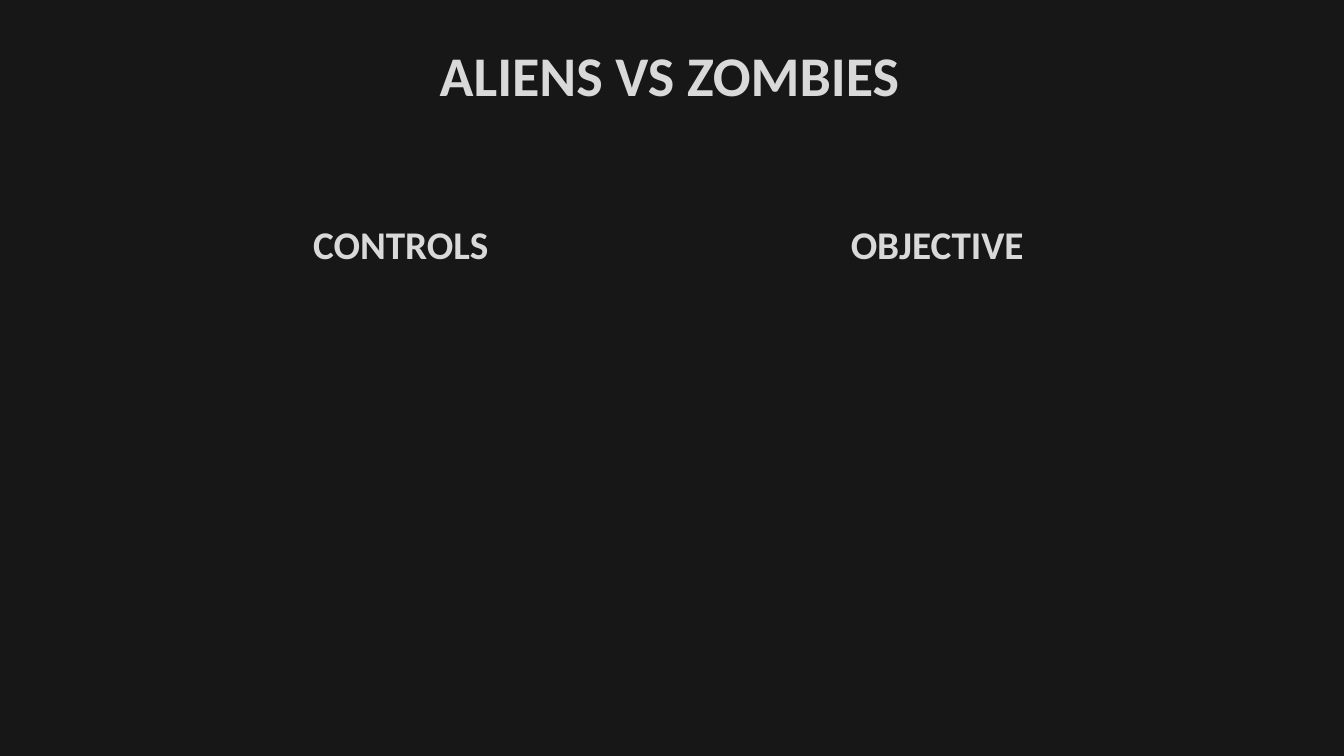
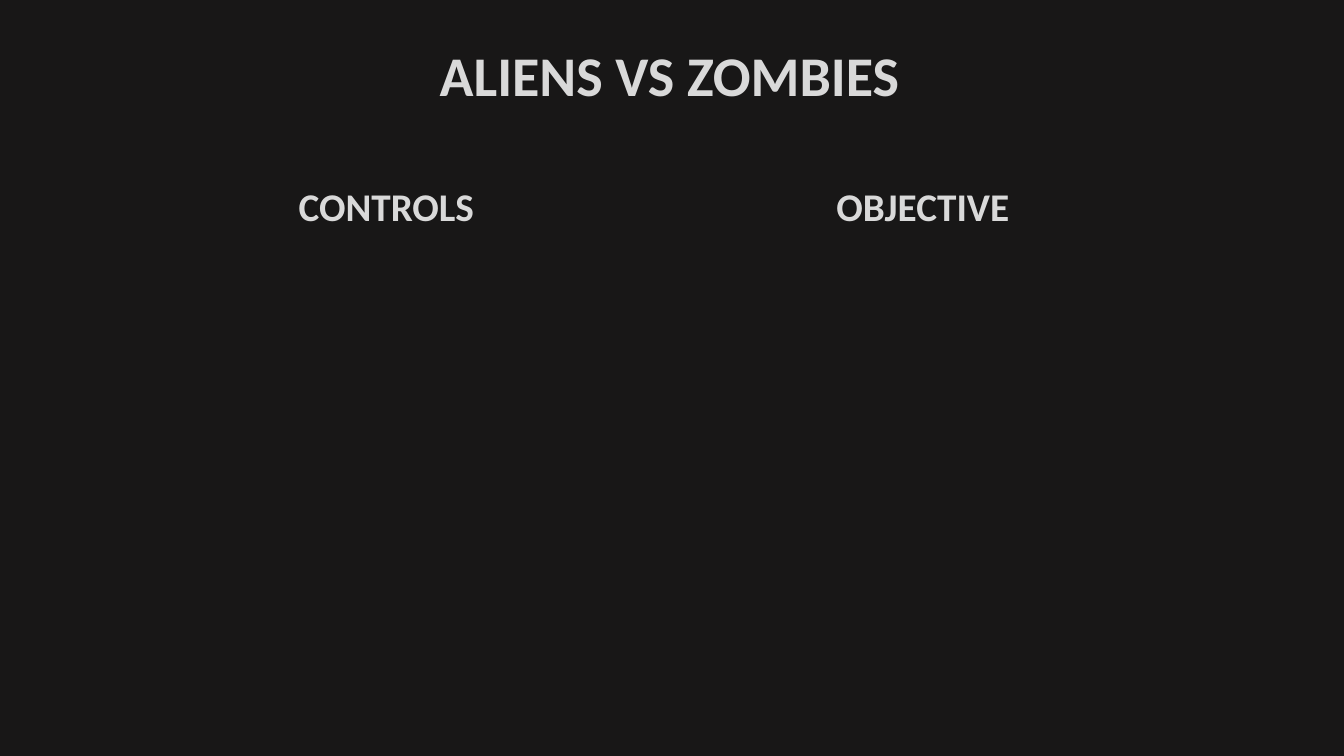
Before and after one commit to jabbawalden/AliensVsZombies, a slide deck: slide 1 of AliensVsZombieDocument.pptx. Drawn at 1344x756 pixels with LibreOffice and Linux fonts; fonts in the diff are those of the drawing. Boxes give left, top, right and bottom in pixels: in the first picture for what was removed or moved away, otherwise in the second. Text is boxed around its words. In the diff, an @@ line names an element or a change of style, - is before the commit and + after.

```diff
--- a/AliensVsZombieDocument.pptx
+++ b/AliensVsZombieDocument.pptx
@@ text "CONTROLS" moved from (x1=313, y1=233, x2=488, y2=260) to (x1=299, y1=195, x2=474, y2=222) @@
@@ text "OBJECTIVE" moved from (x1=851, y1=233, x2=1024, y2=260) to (x1=836, y1=195, x2=1009, y2=222) @@
```
Also in this commit, not shown: 1 other slide changed, 28 other files.
